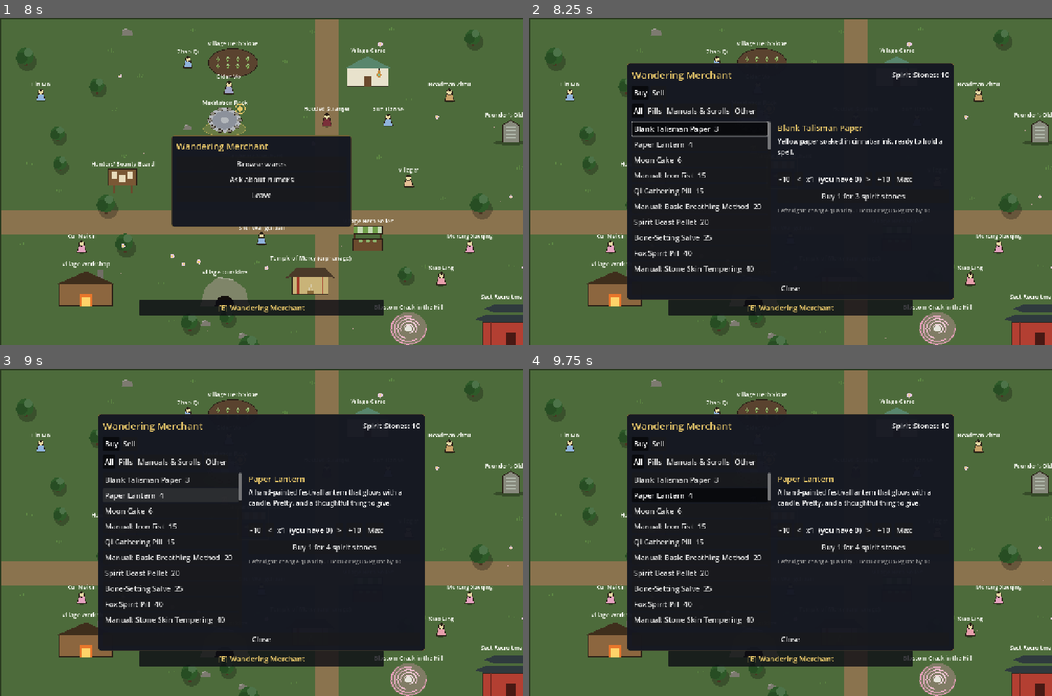
Above: before the commit, frames 1-4 (two rows, left to right).
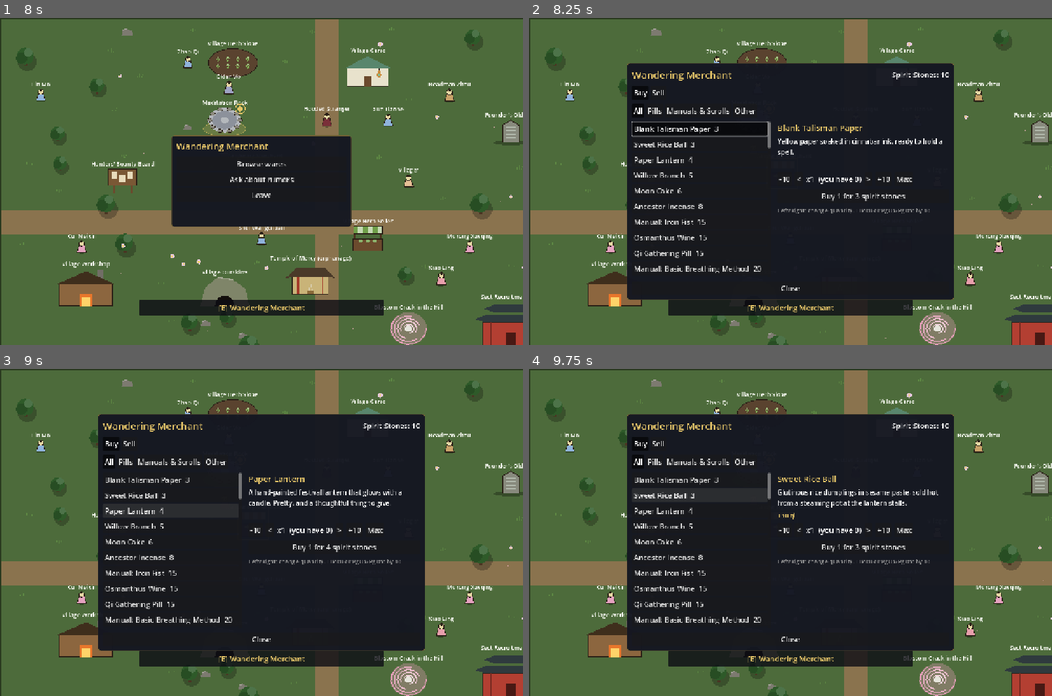
Above: after the commit, the same moments.

Repository: samridghimire/cultivation-game
Game: Godot game, scene res://src/ui/main_menu.tscn
Two runs of this game, one before a commit and one after it. Both use one fixed random seed, a clock stepped at 60 frames per second and the inputs below.
Inputs (mouse positions are in pixels of both pictures, inside the frame that each line leads up to):
- Up to frame 1 (8 s): click "New Game" at 0.5 s; click "Begin" at 1.25 s; click "Reach for it." at 2 s; click "Protect those who cannot prot…" at 2.75 s; click "What are you?" at 3.5 s; click "Why me?" at 4.25 s; click "What are you?" at 5 s; click "..." at 5.75 s; click "Set out." at 6.5 s; tap Enter at 7.25 s; move the mouse to (376, 165) at 7.27 s; hold D (move_right) from 7.28 s (still down); hold E (interact) from 7.28 s (still down); click (376, 165) at 7.42 s
- Up to frame 2 (8.25 s): release D (move_right) at 8 s; release E (interact) at 8 s; click "Browse wares" at 8 s
- Up to frame 3 (9 s): click "Paper Lantern 4" at 8.75 s
- Up to frame 4 (9.75 s): click (701, 496) at 9.5 s, where only the run after the commit has a clickable "Sweet Rice Ball 3"

Frame 1 is identical in both runs. In frame 2, 1.3% of the frame differs, in the area x 20-47%, y 37-78%; in frame 3, 1.3%; in frame 4, 3.0%, in the area x 19-79%, y 32-78%.

Commit message:
[C-061] Festival stalls stocked
Four cheap untagged festival goods: Sweet Rice Ball (Lantern, qi), Willow Branch (Qingming, 3-day ward) and Ancestor Incense (alignment +3), Osmanthus Wine (Mid-Autumn gift). Every festival now sells 2+. Test added; two festival stock tests updated.

Co-Authored-By: Claude Sonnet 5.5 <noreply@anthropic.com>
Claude-Session: https://claude.ai/code/session_01E8TuakRZu2zKWK1v3VqJHK

Diff:
--- a/data/items.json
+++ b/data/items.json
@@ -4,6 +4,10 @@
   "items": [
     {"id": "moon_cake", "name": "Moon Cake", "description": "A round festival cake of sweet lotus-seed paste, pressed with a moon and a hare.", "price": 6, "usable": true, "effects": {"qi": 15}},
     {"id": "paper_lantern", "name": "Paper Lantern", "description": "A hand-painted festival lantern that glows with a candle. Pretty, and a thoughtful thing to give.", "price": 4, "usable": false, "effects": {}},
+    {"id": "sweet_rice_ball", "name": "Sweet Rice Ball", "description": "Glutinous rice dumplings in sesame paste, sold hot from a steaming pot at the lantern stalls.", "price": 3, "usable": true, "effects": {"qi": 10}},
+    {"id": "willow_branch", "name": "Willow Branch", "description": "A green willow twig hung over the door at Qingming to keep wandering spirits from the threshold. Wave it and a faint ward settles over you.", "price": 5, "usable": true, "effects": {"buff": {"id": "willow_ward", "name": "Willow Ward", "days": 3, "mults": {"defense": 0.15}}}},
+    {"id": "ancestor_incense", "name": "Ancestor Incense", "description": "Three sticks of sandalwood incense for the graves of those who came before. Lighting them with a sincere heart settles the mind.", "price": 8, "usable": true, "effects": {"alignment": 3}},
+    {"id": "osmanthus_wine", "name": "Osmanthus Wine", "description": "Pale, sweet wine steeped with autumn osmanthus blossoms. Poured for friends under the full moon.", "price": 15, "usable": false, "effects": {}},
     {"id": "talisman_paper", "name": "Blank Talisman Paper", "description": "Yellow paper soaked in cinnabar ink, ready to hold a spell.", "price": 3, "usable": false, "effects": {}},
     {"id": "golden_bell_talisman", "name": "Golden Bell Talisman", "description": "Burn it to wrap yourself in a faint  …(200 unchanged characters)…
     {"id": "swift_wind_talisman", "name": "Swift Wind Talisman", "description": "A wind rune that lightens your body for days.", "price": 30, "usable": true, "tags": ["talisman"], "effects": {"buff": {"id": "swift_wind", "name": "Swift Wind", "days": 7, "mults": {"speed": 0.4}}}},
--- a/data/world_events.json
+++ b/data/world_events.json
@@ -47,6 +47,7 @@
       "regions": ["azure_peak"],
       "start_text": "Incense smoke curls over the graves of {region}. The Qingming Ancestor Festival has begun.",
       "end_text": "The paper offerings have burned to ash at {region}; the Qingming Ancestor Festival is over.",
+      "shop_items": ["willow_branch", "ancestor_incense"],
       "modifiers": {"encounter_tags": ["festival_spring"], "price_mult": 1.0, "favor_mult": 1.5}
     },
     {
@@ -56,7 +57,7 @@
       "regions": ["fallen_star_market"],
       "start_text": "Round lanterns glow above every stall at {region}. The Mid-Autumn Moon Festival has begun.",
       "end_text": "The moon wanes over {region}; the Mid-Autumn Moon Festival is over.",
-      "shop_items": ["moon_cake"],
+      "shop_items": ["moon_cake", "osmanthus_wine"],
       "modifiers": {"encounter_tags": ["festival_autumn"], "price_mult": 0.9, "favor_mult": 2.0}
     },
     {
@@ -66,7 +67,7 @@
       "regions": ["qingshi_village"],
       "start_text": "Paper lanterns drift down the river at {region}, and villagers burn incense for the ancestors. The Lantern Festival has begun.",
       "end_text": "The last lanterns burn out on the river at {region}; the Lantern Festival is over.",
-      "shop_items": ["paper_lantern"],
+      "shop_items": ["paper_lantern", "sweet_rice_ball"],
       "activity": {"name": "Float a lantern", "text": "You write a name on a paper lantern and set it on the river with …(304 unchanged characters)…
       "modifiers": {"encounter_tags": ["festival_winter"], "price_mult": 0.9, "favor_mult": 2.0}
     },
--- a/tests/unit/test_festival_look.gd
+++ b/tests/unit/test_festival_look.gd
@@ -61,3 +61,17 @@
 			if (enc.get("tags", []) as Array).has(tag):
 				n += 1
 		assert_true(n >= 2, "festival tag %s has %d encounters" % [tag, n])
+
+
+## C-061: every festival sells at least 2 festival goods, which no ordinary merchant stocks.
+func test_every_festival_has_two_untagged_shop_items() -> void:
+	var d := GameData.load_from_dir()
+	for ev: Dictionary in d.world_events.values():
+		if not bool(ev.get("festival", false)):
+			continue
+		var goods: Array = ev.get("shop_items", [])
+		assert_true(goods.size() >= 2, "festival %s needs 2+ shop items" % ev["id"])
+		for item_id: String in goods:
+			var item: Dictionary = d.items[item_id]
+			assert_true((item.get("tags", []) as Array).is_empty(), "%s must be untagged" % item_id)
+			assert_true(int(item["price"]) <= 15, "%s is cheap" % item_id)
--- a/tests/unit/test_world_events.gd
+++ b/tests/unit/test_world_events.gd
@@ -446,7 +446,7 @@
 func test_festival_shop_items() -> void:
 	var d := data()
 	var active: Array = [_lantern_instance(0)]
-	assert_eq(WorldEvents.shop_items(d, active, "qingshi_village"), ["paper_lantern"])
+	assert_eq(WorldEvents.shop_items(d, active, "qingshi_village"), ["paper_lantern", "sweet_rice_ball"])
 	assert_eq(WorldEvents.shop_items(d, active, "misty_forest"), [])
 	WorldEvents.expire(active, 100)
 	assert_eq(WorldEvents.shop_items(d, active, "qingshi_village"), [])
@@ -467,7 +467,7 @@
 	gs.world_events = []
 	assert_eq(gs.festival_stock(), [])
 	gs.world_events = [_lantern_instance(0)]
-	assert_eq(gs.festival_stock(), ["paper_lantern"])
+	assert_eq(gs.festival_stock(), ["paper_lantern", "sweet_rice_ball"])
 	gs.world_events = []
 
 
